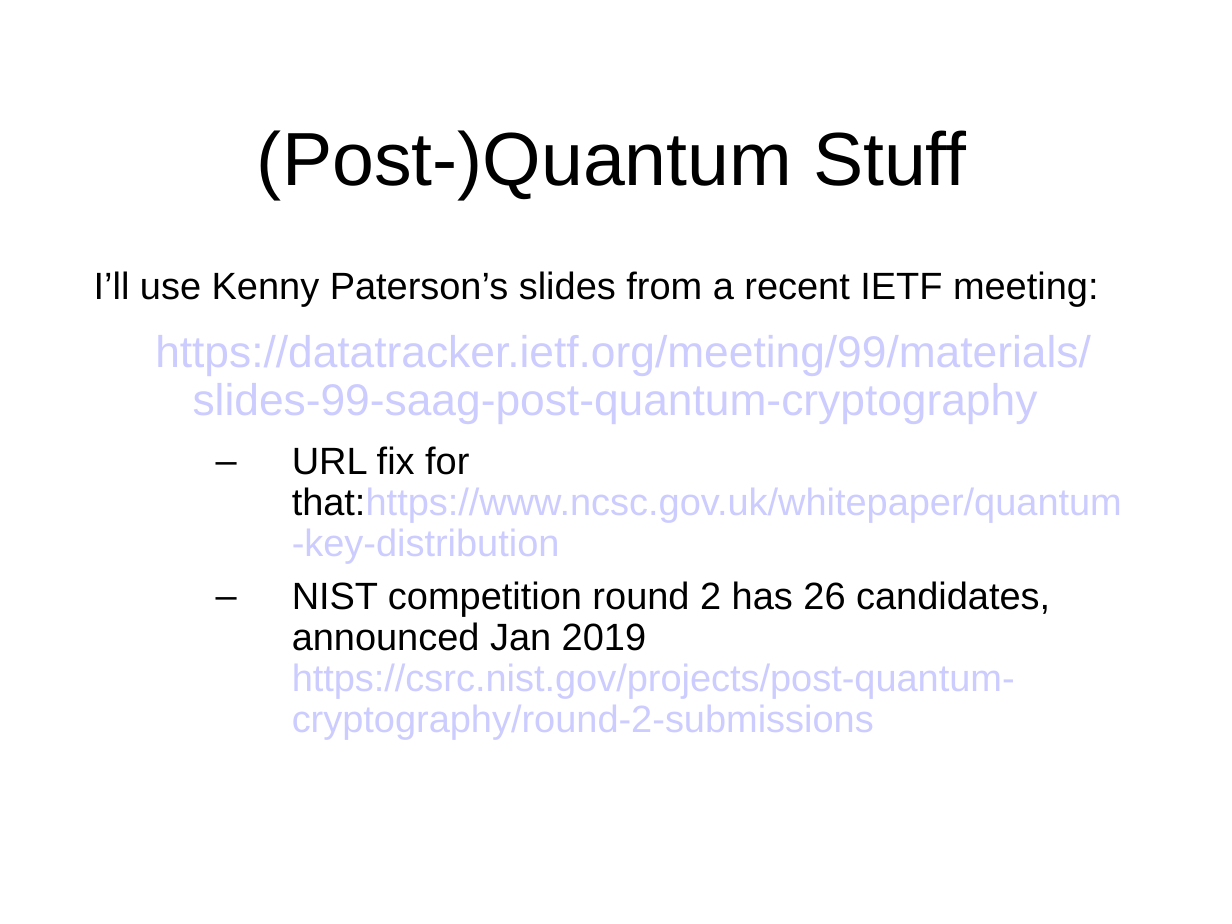
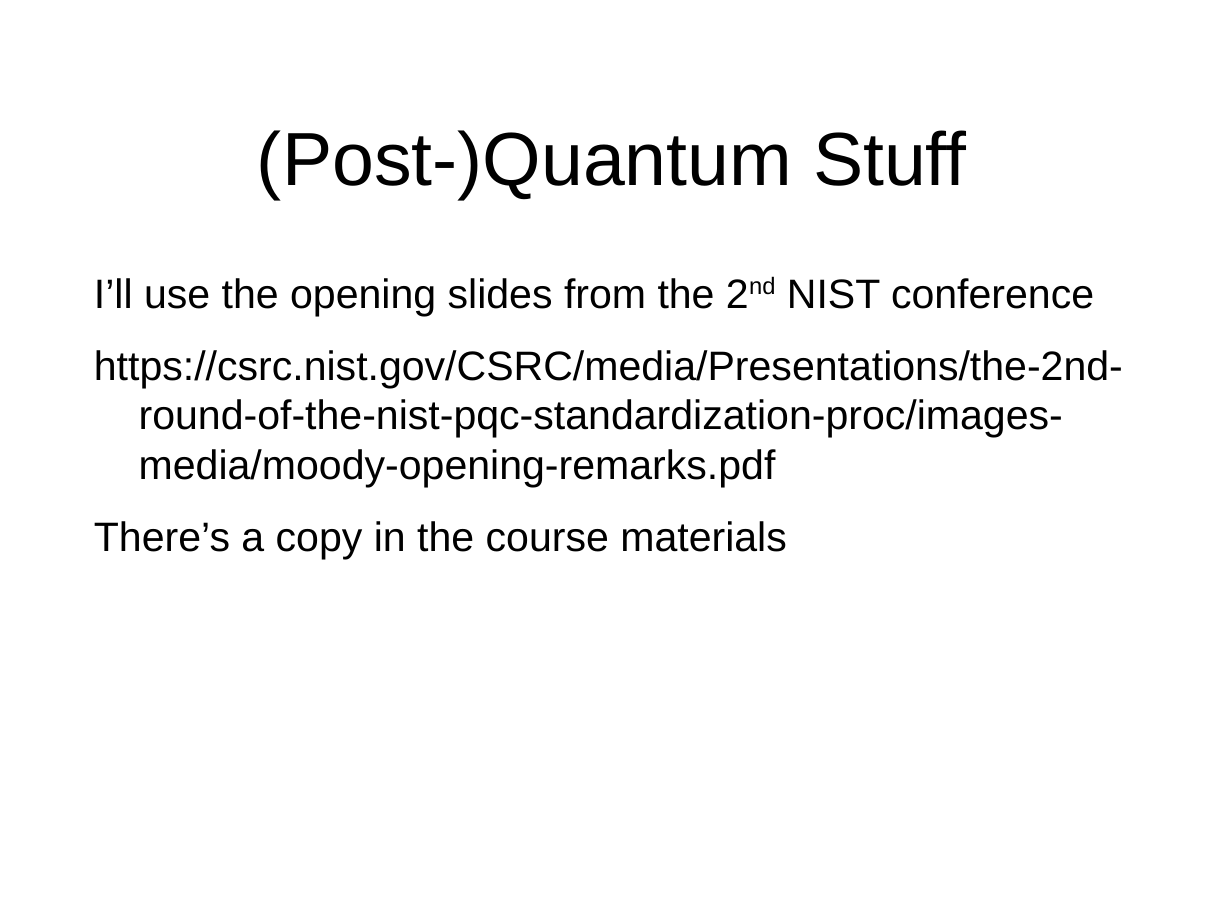
Before and after one commit to sftcd/cs7053, a slide deck: slide 159 of 2016lectures/03-crypto.ppt. Drawn at 1232x924 pixels with LibreOffice and Linux fonts; fonts in the diff are those of the drawing. Boxes give left, top, right and bottom in pixels: in the first picture for what was removed or moved away, otherwise in the second. Text is boxed around its words. In the diff, an @@ line names an element or a change of style, - is before the commit and + after.

```diff
--- a/2016lectures/03-crypto.ppt
+++ b/2016lectures/03-crypto.ppt
@@ text at (94,278,1123,560): text changed; size 22.2 to 24 pt; text colour #CCCCFF to #000000 @@
-I’ll use Kenny Paterson’s slides from a recent IETF meeting:
-  https://datatracker.ietf.org/meeting/99/materials/slides-99-saag-post-quantum-cryptography
-  – URL fix for that:https://www.ncsc.gov.uk/whitepaper/quantum-key-distribution
-  – NIST competition round 2 has 26 candidates, announced Jan 2019 https://csrc.nist.gov/projects/post-quantum-cryptography/round-2-submissions
+I’ll use the opening slides from the 2nd NIST conference
+https://csrc.nist.gov/CSRC/media/Presentations/the-2nd-round-of-the-nist-pqc-standardization-proc/images-media/moody-opening-remarks.pdf
+There’s a copy in the course materials
```
Also in this commit, not shown: 75 other slides changed, 3 other files.
